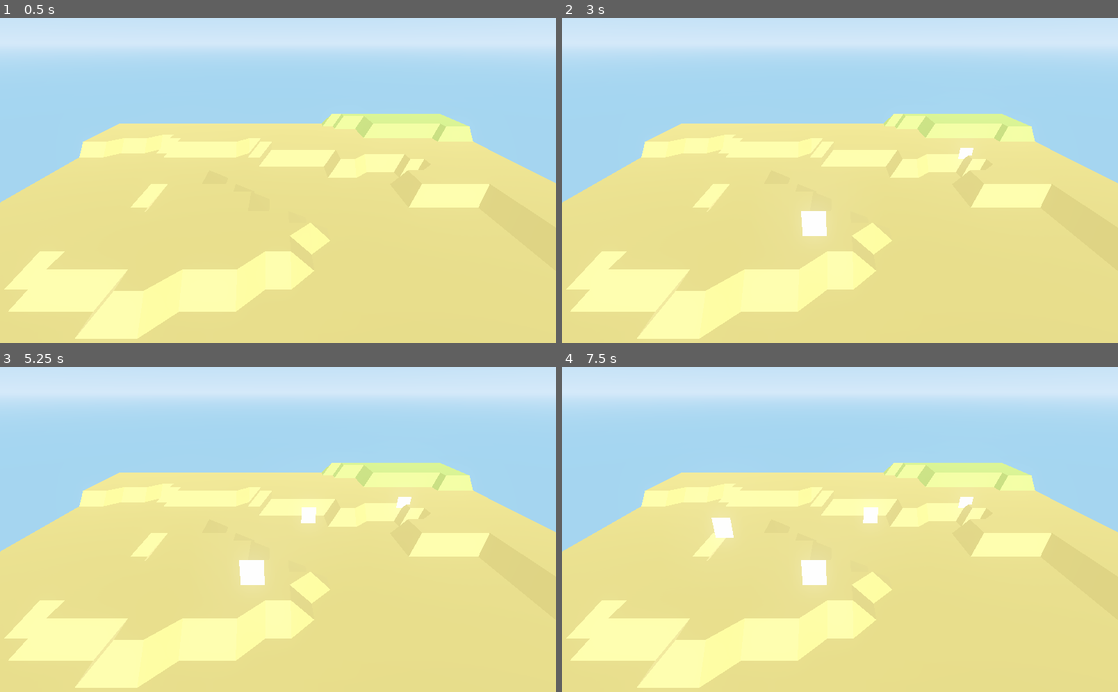
Above: before the commit, frames 1-4 (two rows, left to right).
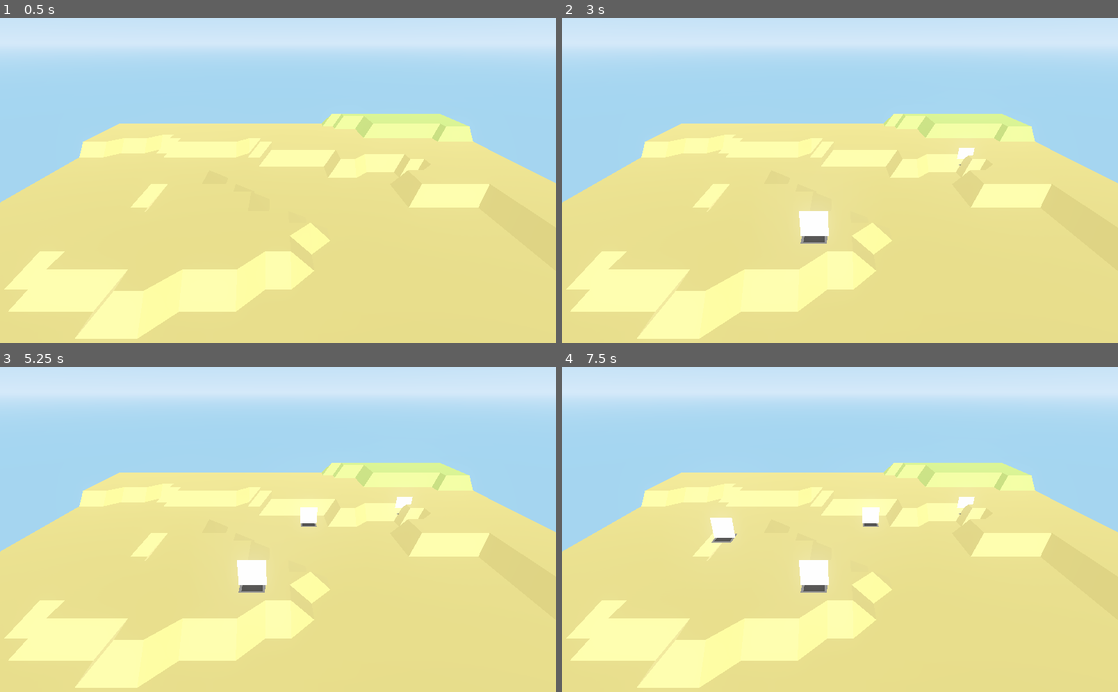
Above: after the commit, the same moments.

Repository: magnetenstad/High-Castle
Game: Godot game, scene res://SceneMain/Main.tscn
The game is run twice, just before and just after one commit, with the same random seed, the same clock (stepped at 60 frames per second) and the same inputs.
Inputs (mouse positions are in pixels of both pictures, inside the frame that each line leads up to):
- Up to frame 1 (0.5 s): no input
- Up to frame 2 (3 s): tap Enter at 0.5, 2.75 s; move the mouse to (962, 164) at 0.52 s; hold D 0.53-1.28 s; click (962, 164) at 0.67 s; tap Space at 0.77, 1.52, 2 s; move the mouse to (728, 196) at 1.27 s; hold S 1.28-2.03 s; move the mouse to (895, 109) at 2.02 s; hold D 2.03-2.78 s; move the mouse to (812, 245) at 2.77 s; hold W from 2.78 s (still down); click (812, 245) at 2.92 s
- Up to frame 3 (5.25 s): tap Space at 3.02, 3.5, 3.77, 4.52, 5 s; move the mouse to (444, 578) at 3.52 s; release W at 3.53 s; hold A 3.53-5.03 s; tap Enter at 4.25 s; move the mouse to (111, 480) at 4.27 s; move the mouse to (305, 529) at 5.02 s; hold S from 5.03 s (still down); click (305, 529) at 5.17 s
- Up to frame 4 (7.5 s): move the mouse to (756, 448) at 5.77 s; release S at 5.78 s; hold D 5.78-6.53 s; tap Space at 6.02, 6.77 s; move the mouse to (962, 513) at 6.52 s; hold W 6.53-7.28 s; move the mouse to (728, 545) at 7.27 s; hold D from 7.28 s (still down); click (728, 545) at 7.42 s

Frame 1 is identical in both runs. In frame 2, 0.2% of the frame differs, in the area x 42-75%, y 39-70%; in frame 3, 0.2%; in frame 4, 0.3%, in the area x 26-75%, y 39-70%.

Commit message:
Added turret bases to reflect turret bounds

Diff:
--- a/Game/SceneTurret/Turret.tscn
+++ b/Game/SceneTurret/Turret.tscn
@@ -1,6 +1,7 @@
-[gd_scene load_steps=4 format=2]
+[gd_scene load_steps=5 format=2]
 
 [ext_resource path="res://Assets/turret.png" type="Texture" id=1]
+[ext_resource path="res://Assets/turretBase.png" type="Texture" id=2]
 
 [sub_resource type="SpatialMaterial" id=1]
 params_billboard_mode = 2
@@ -17,6 +18,11 @@
 pixel_size = 0.02
 texture = ExtResource( 1 )
 
+[node name="Base" type="Sprite3D" parent="."]
+transform = Transform( 1, 0, 0, 0, -1.62921e-07, -1, 0, 1, -1.62921e-07, 0, -0.57, 0 )
+pixel_size = 0.02
+texture = ExtResource( 2 )
+
 [node name="CollisionShape" type="CollisionShape" parent="."]
 transform = Transform( 2, 0, 0, 0, 2, 0, 0, 0, 2, 0, 0, 0 )
 shape = SubResource( 2 )
Binary file changed: Game/Assets/turret.png
Binary file added: Game/Assets/turretBase.png
Not shown, added: Game/Assets/turretBase.png.import
